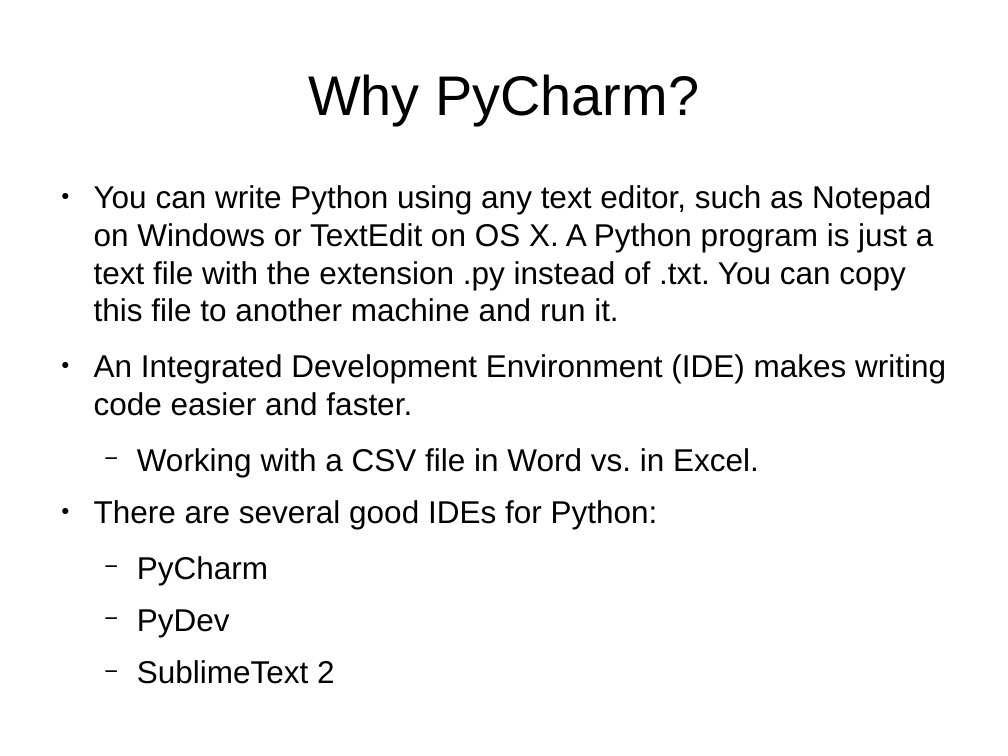
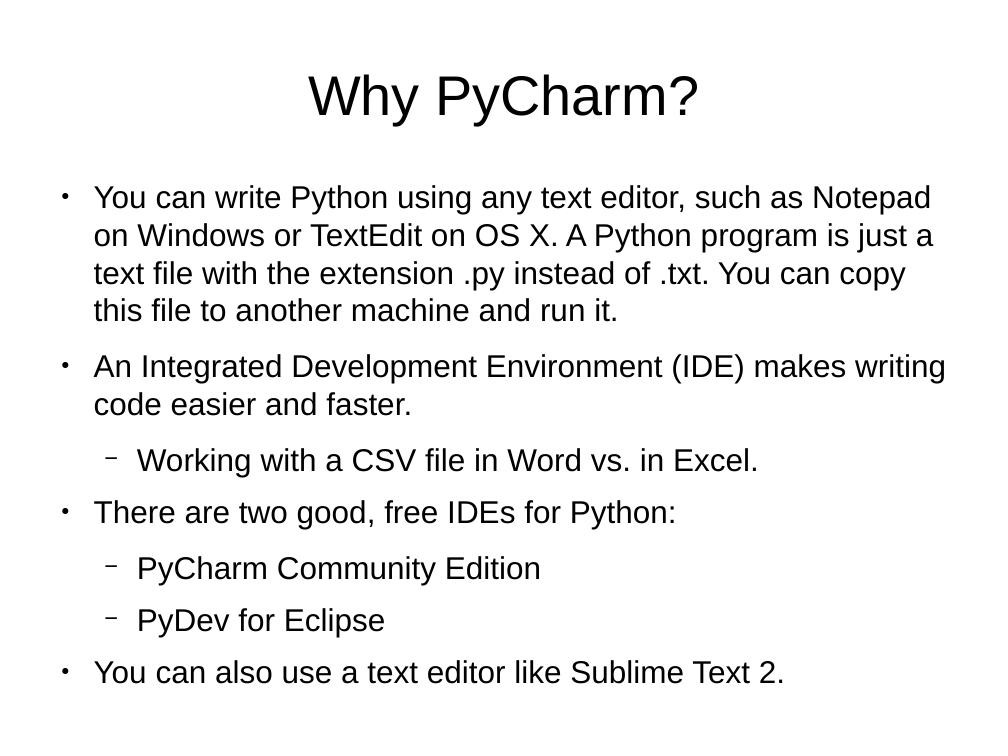
Before and after one commit to chxy/python, a slide deck: slide 4 of 00_intro.odp. Drawn at 1008x756 pixels with LibreOffice and Linux fonts; fonts in the diff are those of the drawing. Boxes give left, top, right and bottom in pixels: in the first picture for what was removed or moved away, otherwise in the second. Text is boxed around its words. In the diff, an @@ line names an element or a change of style, - is before the commit and + after.

Commit message:
small tweaks to modules and the presentation

```diff
--- a/00_intro.odp
+++ b/00_intro.odp
@@ text at <box>94,500,785,684</box>: text changed @@
-● There are several good IDEs for Python:
-  − PyCharm
-  − PyDev
-  − SublimeText 2
+● There are two good, free IDEs for Python:
+  − PyCharm Community Edition
+  − PyDev for Eclipse
+● You can also use a text editor like Sublime Text 2.
```
Also in this commit, not shown: 6 other files.
